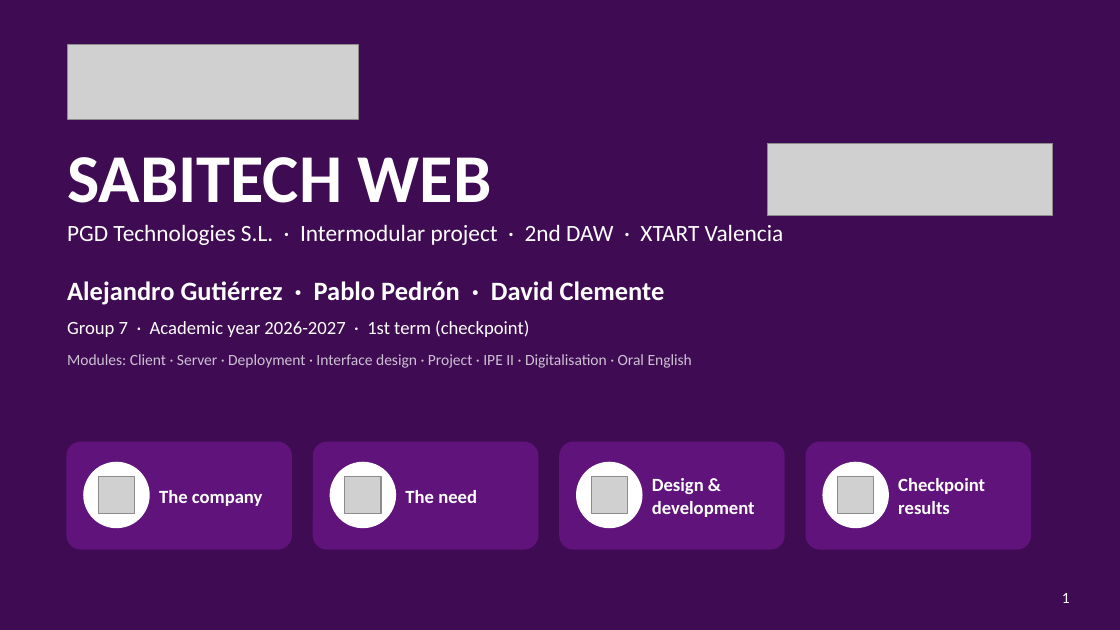
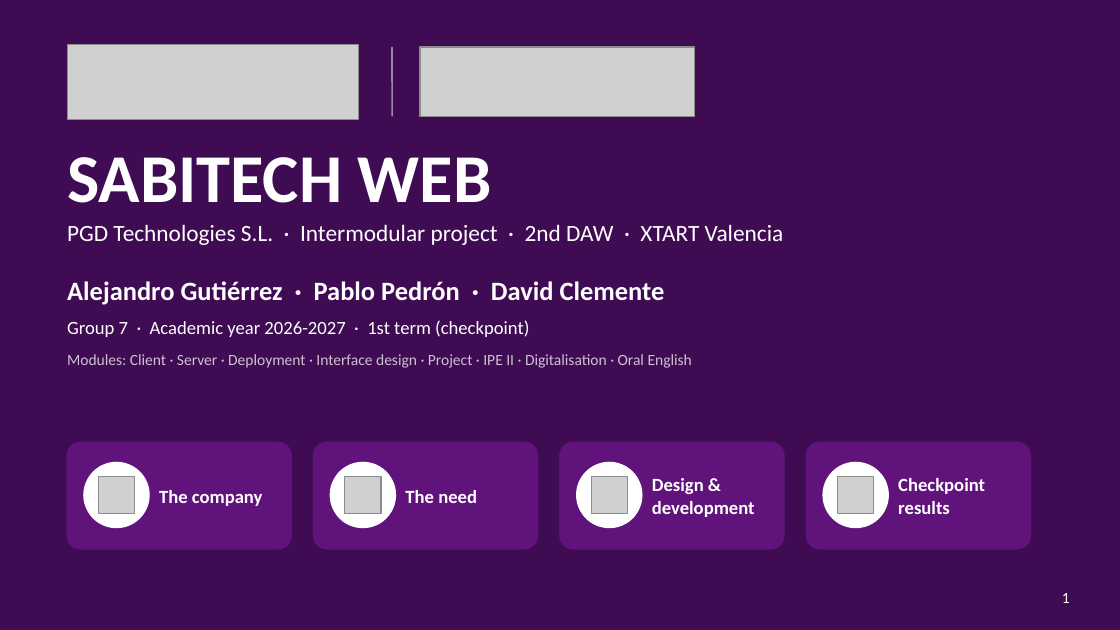
Before and after one commit to pablopedron/SABITECH, a slide deck: slide 1 of documents/Presentacion/07_2_DAW_Intermodular_1Evaluacion_SABITECH_WEB_Presentacion.pptx. Drawn at 1120x630 pixels with LibreOffice and Linux fonts; fonts in the diff are those of the drawing; grey boxes stand for pictures; background and template pictures are left out. Boxes give left, top, right and bottom in pixels: in the first picture for what was removed or moved away, otherwise in the second. Text is boxed around its words. In the diff, an @@ line names an element or a change of style, - is before the commit and + after.

Commit message:
Presentación: logo de PGD junto al de SABITECH en la portada

```diff
--- a/documents/Presentacion/07_2_DAW_Intermodular_1Evaluacion_SABITECH_WEB_Presentacion.pptx
+++ b/documents/Presentacion/07_2_DAW_Intermodular_1Evaluacion_SABITECH_WEB_Presentacion.pptx
@@ line added from (392, 47) to (392, 116), #FFFFFF 1 pt @@
@@ picture: place and size @@
-picture at [767,143,1053,216]
+picture at [420,47,694,116]
```
